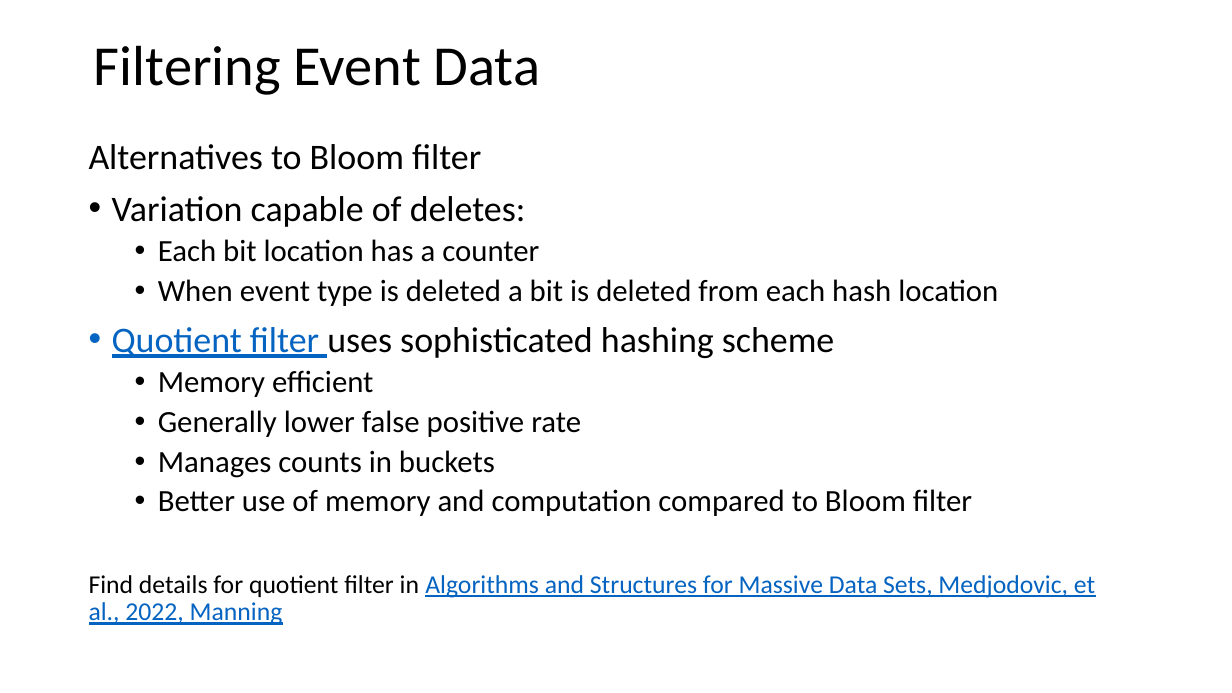
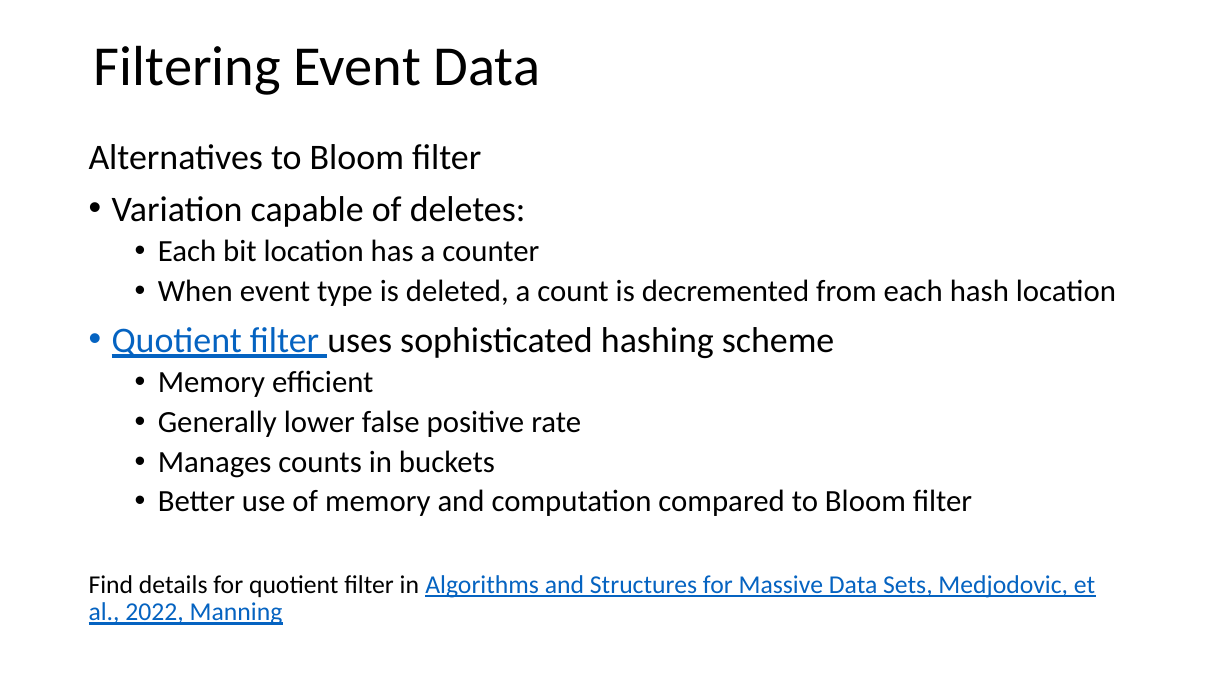
Before and after one commit to tenevian/Harvard-SSP-Data-Mining, a slide deck: slide 52 of slides/3_StreamingAnalytics.pptx (slide 50 before the commit). Drawn at 1232x693 pixels with LibreOffice and Linux fonts; fonts in the diff are those of the drawing. Boxes give left, top, right and bottom in pixels: in the first picture for what was removed or moved away, otherwise in the second. Text is boxed around its words. In the diff, an @@ line names an element or a change of style, - is before the commit and + after.

```diff
--- a/slides/3_StreamingAnalytics.pptx
+++ b/slides/3_StreamingAnalytics.pptx
@@ text at <box>158,279,1116,306</box>: text changed @@
-  • When event type is deleted a bit is deleted from each hash location
+  • When event type is deleted, a count is decremented from each hash location
```
Also in this commit, not shown: 9 other slides changed, 2 slides added.
